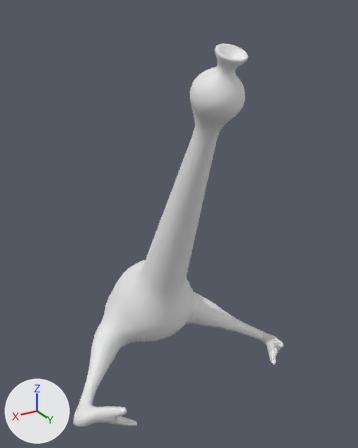
Renders of the FBX model Assets/Models/newest_chicken_suck.fbx from each side of a commit.
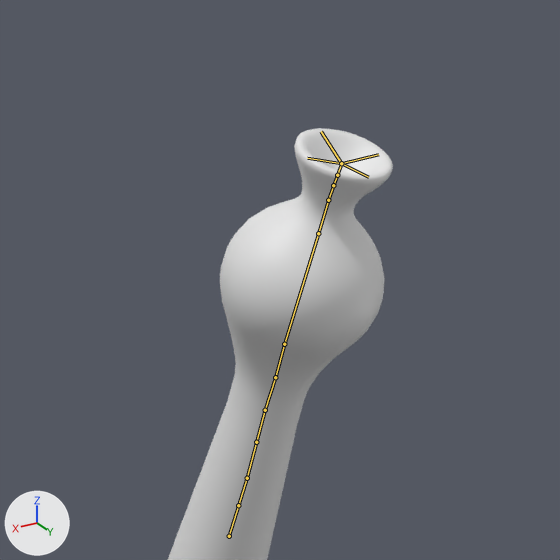
Old and new are each drawn whole from a 50 mm camera at (4.77, 9.17, 6.4) aimed at (-0.05, 1.15, 2.38) and again close up on the part from 32% to 85% of the width and 0% to 42% of the height. Every picture has the same lights, and +X, +Y and +Z are marked at lower left. The older version's two pictures come first. The bones that change, and the others that lie on the model, are drawn over the model as lines in the close-ups.
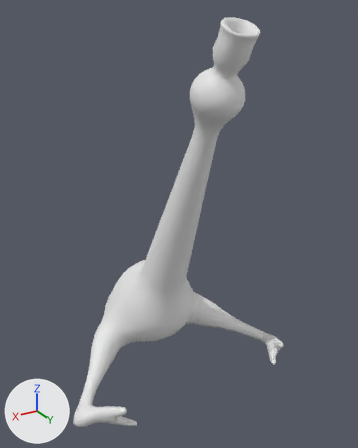
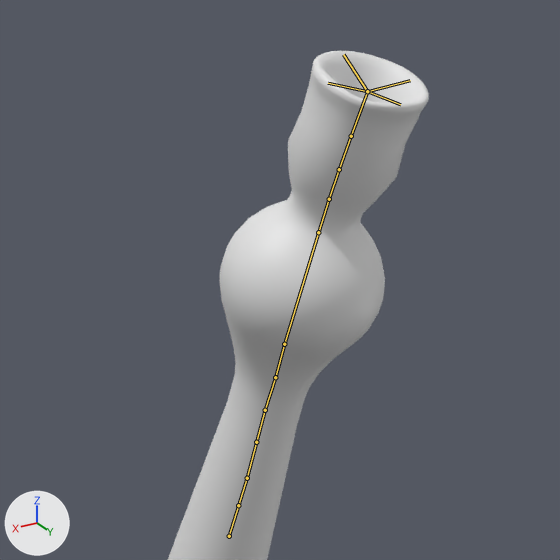
The newer file adds an action. The first version stands in its rest pose; the second is drawn at frame 109 of the action 'Armature|PartialSwalla'.

The change in detail:
Bone 'Bone.019' (bone_bone_019) is rescaled from (1.0, 1.0, 1.0) to (2.03, 2.03, 2.03).
Bone 'Bone.020' (bone_bone_020) is rescaled from (1.0, 1.0, 1.0) to (1.51, 1.51, 1.51).
Bone 'Bone.021' (bone_bone_021) is rescaled from (1.0, 1.0, 1.0) to (1.17, 1.17, 1.17).
Bone 'Bone.022' (bone_bone_022) turns from (0, 0, 0) to (-1, 0, 0) degrees about its own x, y and z.
Bone 'Bone.022' (bone_bone_022) is rescaled from (1.0, 1.0, 1.0) to (0.31, 0.31, 0.31).
Bone 'Bone.023' (bone_bone_023) turns from (0, 0, 0) to (1, 0, 0) degrees about its own x, y and z.
Bone 'Bone.023' (bone_bone_023) is rescaled from (1.0, 1.0, 1.0) to (0.31, 0.31, 0.31).
Bone 'Mouth_R' (bone_mouth_r) turns from (0, 0, 0) to (1, 0, 1) degrees about its own x, y and z.
Bone 'Mouth_R' (bone_mouth_r) is rescaled from (1.0, 1.0, 1.0) to (0.31, 0.31, 0.31).
Bone 'Mouth_L' (bone_mouth_l) turns from (0, 0, 0) to (1, 0, -1) degrees about its own x, y and z.
Bone 'Mouth_L' (bone_mouth_l) is rescaled from (1.0, 1.0, 1.0) to (0.31, 0.31, 0.31).

What differs and where, as boxes (x1, y1, x2, y2) in the close-ups (560 x 560 px):
'Sphere', posed
    before: (168, 128, 393, 560)
    after: (168, 51, 429, 560)
bone 'Bone.019', root to tip
    before: (328, 200) to (333, 185)
    after: (329, 199) to (339, 169)
bone 'Bone.020', root to tip
    before: (333, 185) to (337, 175)
    after: (339, 169) to (351, 136)
bone 'Bone.021', root to tip
    before: (337, 175) to (341, 163)
    after: (351, 136) to (367, 91)
bone 'Bone.022', root to tip
    before: (341, 163) to (321, 131)
    after: (367, 91) to (343, 54)
bone 'Bone.023', root to tip
    before: (341, 163) to (368, 177)
    after: (367, 91) to (400, 104)
bone 'Mouth_R', root to tip
    before: (341, 163) to (307, 158)
    after: (367, 91) to (328, 83)
bone 'Mouth_L', root to tip
    before: (341, 163) to (378, 154)
    after: (367, 91) to (410, 80)
